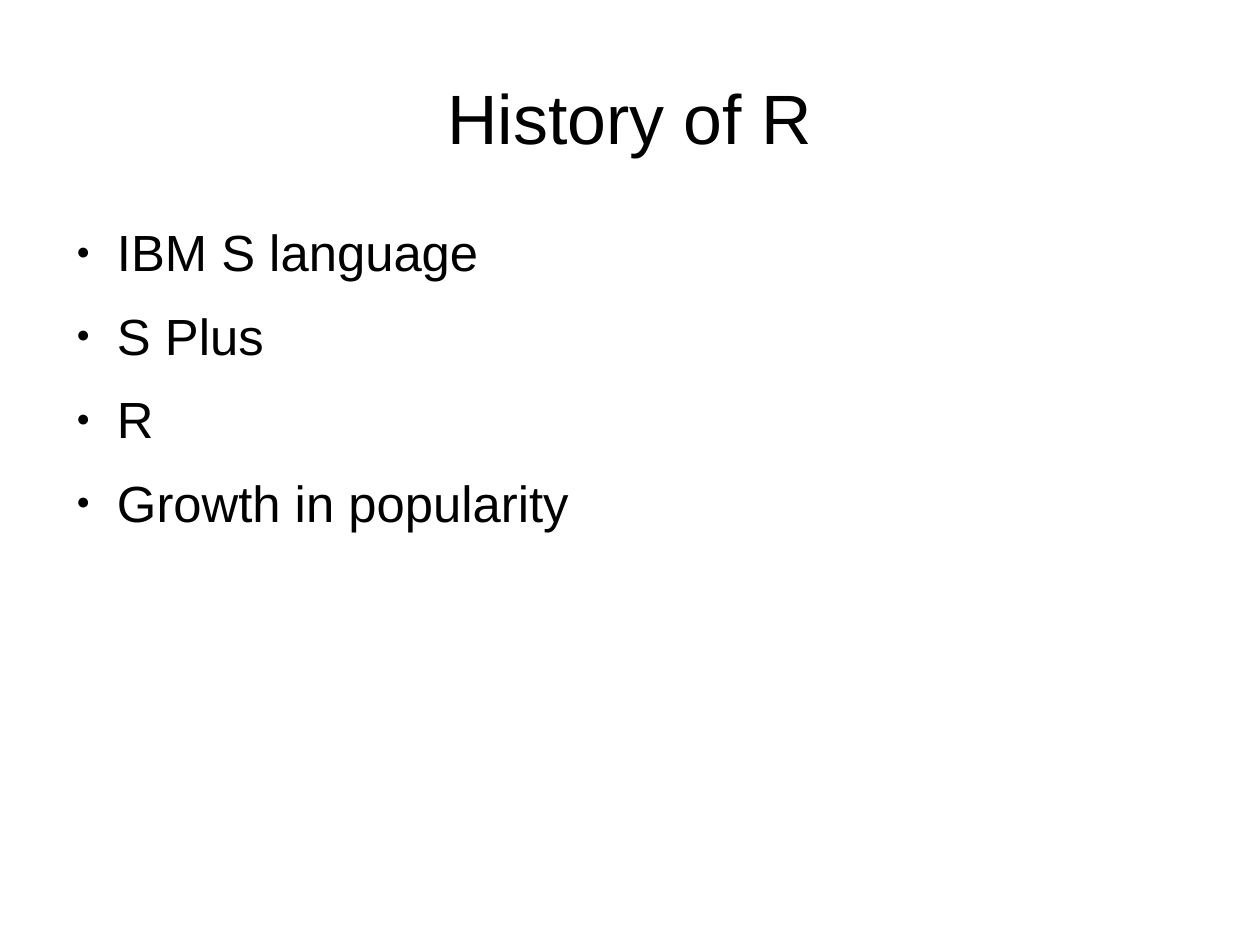
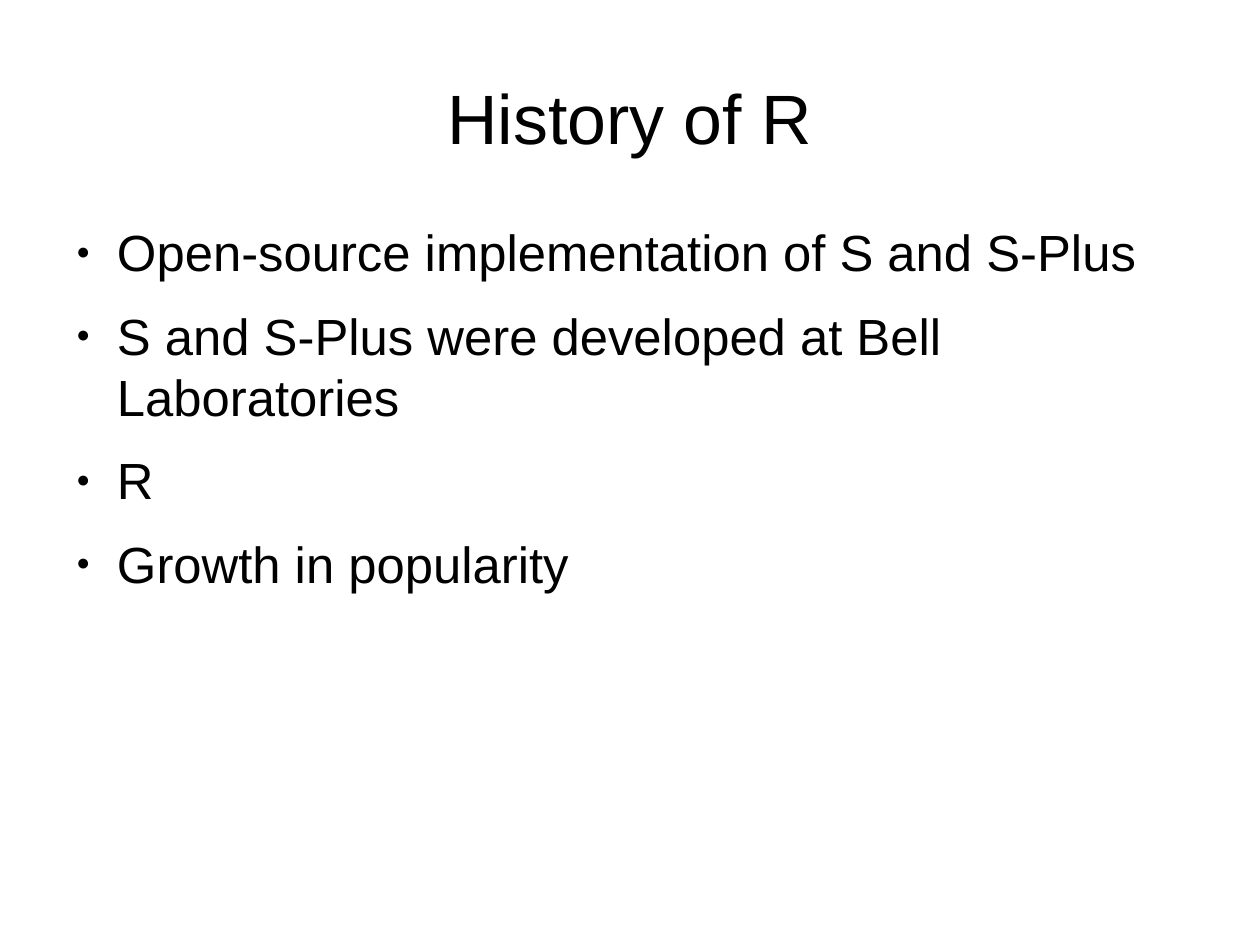
Before and after one commit to infotariat/cis121-presentation, a slide deck: slide 3 of R-class-project.odp. Drawn at 1260x945 pixels with LibreOffice and Linux fonts; fonts in the diff are those of the drawing. Boxes give left, top, right and bottom in pixels: in the first picture for what was removed or moved away, otherwise in the second. Text is boxed around its words. In the diff, an @@ line names an element or a change of style, - is before the commit and + after.

Commit message:
Update slides

```diff
--- a/R-class-project.odp
+++ b/R-class-project.odp
@@ text at (x1=117, y1=234, x2=1136, y2=417): text changed @@
-● IBM S language
-● S Plus
+● Open-source implementation of S and S-Plus
+● S and S-Plus were developed at Bell Laboratories
```
Also in this commit, not shown: 45 slides added, 21 slides removed, 2 other files.
